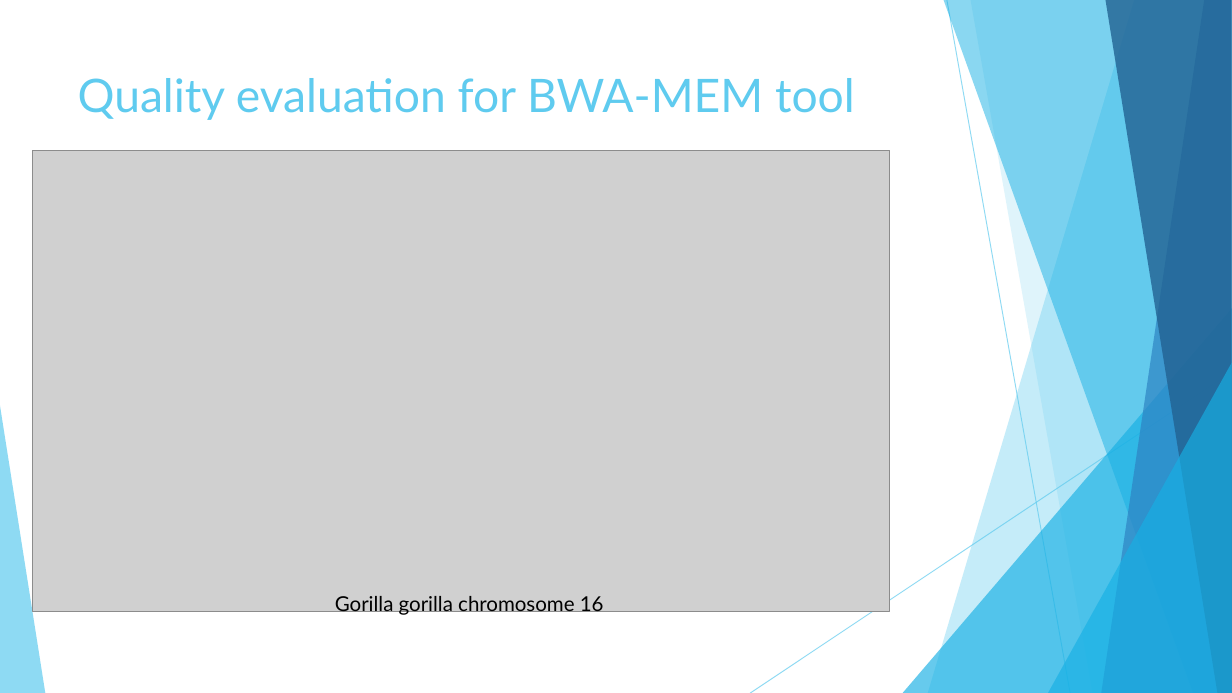
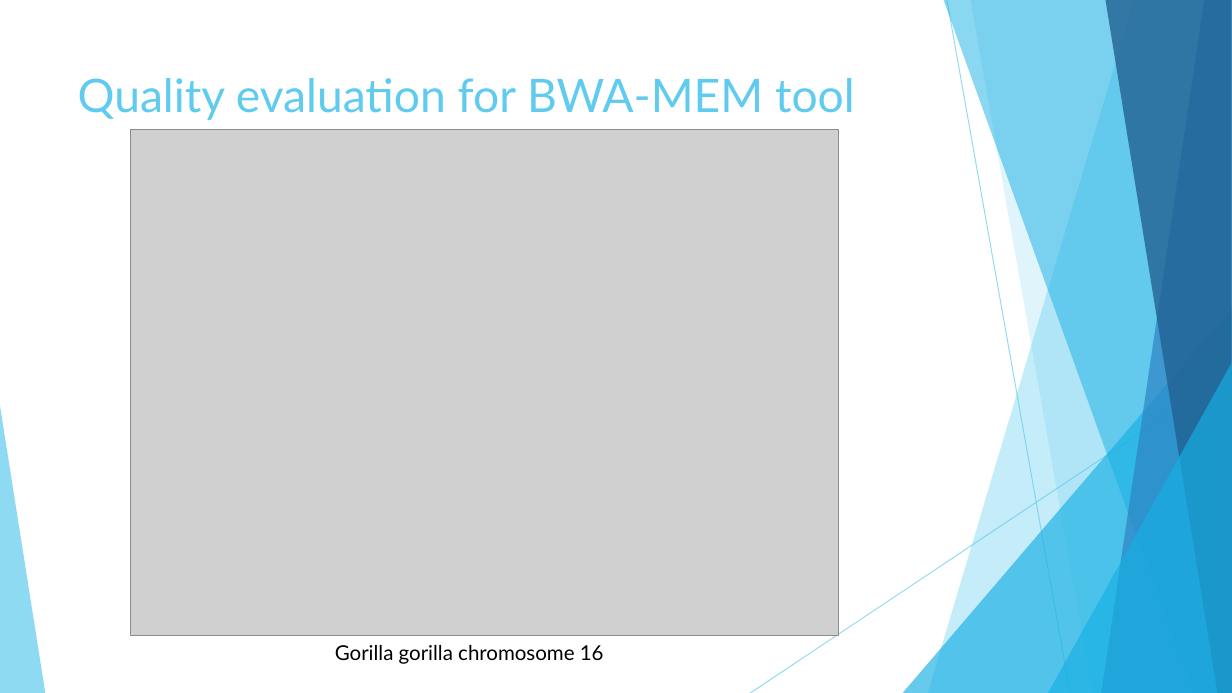
Before and after one commit to mmaricic/GI_Project, a slide deck: slide 15 of Illumina-paired-end-read-sequencing-simulator.pptx. Drawn at 1232x693 pixels with LibreOffice and Linux fonts; fonts in the diff are those of the drawing; grey boxes stand for pictures. Boxes give left, top, right and bottom in pixels: in the first picture for what was removed or moved away, otherwise in the second. Text is boxed around its words. In the diff, an @@ line names an element or a change of style, - is before the commit and + after.

```diff
--- a/Illumina-paired-end-read-sequencing-simulator.pptx
+++ b/Illumina-paired-end-read-sequencing-simulator.pptx
@@ picture: place and size @@
-picture at (33, 150, 891, 611)
+picture at (131, 129, 839, 636)
@@ text "Gorilla gorilla chromosome 16": place and size @@
-text "Gorilla gorilla chromosome 16" at (335, 596, 604, 616)
+text "Gorilla gorilla chromosome 16" at (335, 645, 604, 664)
```
Also in this commit, not shown: 5 other slides changed.
